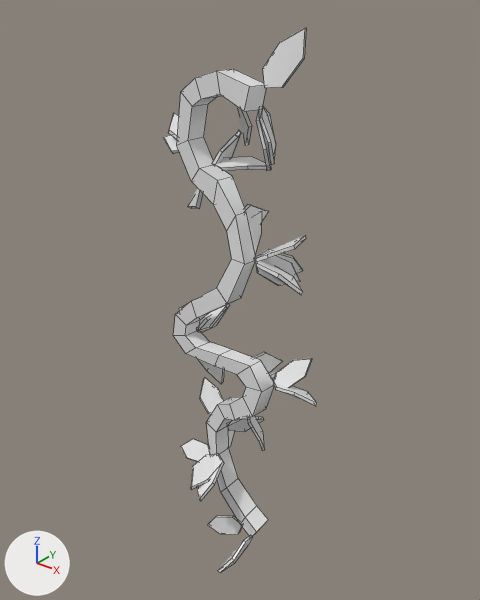
The FBX model Assets/Models/Losa.fbx, before and after one commit.
Both versions are drawn from a 50 mm lens placed at (1.59, -3.12, 3.55), pointed at (0.13, -1.29, 2.42). The lights are fixed; the arrows at lower left show +X, +Y and +Z. Mesh edges are drawn as thin lines. Where no turn or scale is listed for an object, it has been applied to the vertices.

The first picture shows 'Veins'.
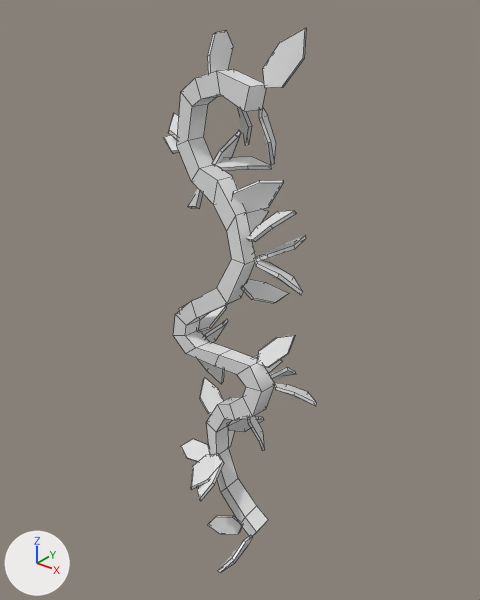
Pixel boxes (x1, y1, x2, y2) of what changed, in the pictures (480 x 600 px; the box of a moved part takes in the faces that stretch with it):
part 1 of me_cube_021, moved or reshaped
    before: (256, 106, 274, 170)
    after: (207, 31, 233, 73)
part 2 of me_cube_021, moved or reshaped
    before: (249, 211, 262, 253)
    after: (241, 279, 289, 304)
part 3 of me_cube_021, moved or reshaped
    before: (198, 304, 229, 332)
    after: (204, 319, 228, 342)
part 4 of me_cube_021, moved or reshaped
    before: (256, 259, 300, 286)
    after: (248, 211, 296, 242)
part 5 of me_cube_021, moved or reshaped
    before: (273, 358, 312, 388)
    after: (257, 335, 295, 367)
part 6 of me_cube_021, moved or reshaped
    before: (254, 249, 303, 273)
    after: (232, 180, 283, 213)

The change in detail:
me_cube_021 has 508 vertices, 370 faces and spans x -0.45..0.37, y -0.22..0.24, z 0.03..2.19.
me_cube_021 is used by ob_veins; location (0.162, -1.36, 1.231).
me_cube_021 part 1: the loose piece of 12 vertices spanning x 0.07..0.13, y -0.01..0.09, z 1.73..1.94 is multiplied about its middle by the matrix ((0.88, 0.475, -0.022), (-0.368, 0.71, 0.601), (0.301, -0.52, 0.799)), then moved by (-0.26, 0.06, 0.23).
me_cube_021 part 2: the loose piece of 12 vertices spanning x -0.03..0.05, y -0.01..0.16, z 1.39..1.53 is multiplied about its middle by the matrix ((0.686, 0.726, -0.036), (-0.325, 0.35, 0.878), (0.651, -0.591, 0.477)), then moved by (0.08, -0.02, -0.2).
me_cube_021 part 3: the loose piece of 12 vertices spanning x -0.25..-0.19, y 0.02..0.24, z 0.97..1.07 is moved by (0.0, 0.0, -0.08).
me_cube_021 part 4: the loose piece of 12 vertices spanning x 0.09..0.21, y -0.02..0.13, z 1.32..1.44 is multiplied about its middle by the matrix ((-0.049, 0.486, -0.873), (-0.065, 0.87, 0.488), (0.997, 0.081, -0.011)), then moved by (-0.01, -0.04, 0.17).
me_cube_021 part 5: the loose piece of 12 vertices spanning x 0.17..0.3, y 0.0..0.09, z 0.91..1.04 is moved by (-0.08, -0.01, 0.08).
me_cube_021 part 6: the loose piece of 12 vertices spanning x 0.09..0.19, y -0.02..0.16, z 1.32..1.45 is multiplied about its middle by the matrix ((0.707, 0.286, -0.647), (-0.636, 0.658, -0.403), (0.31, 0.696, 0.647)), then moved by (-0.08, -0.04, 0.25).
